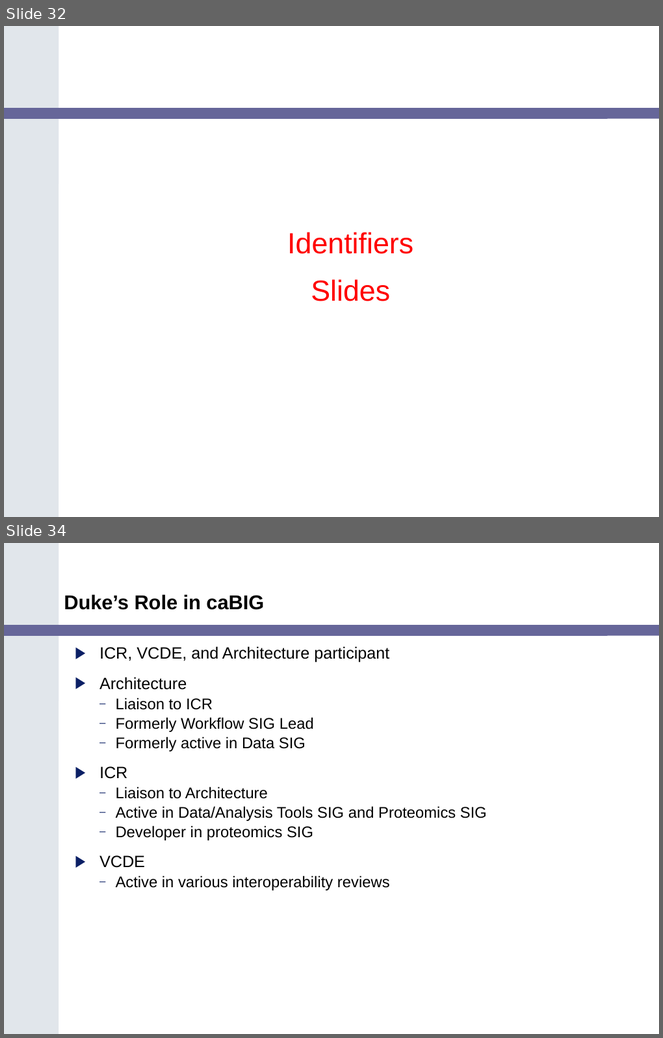
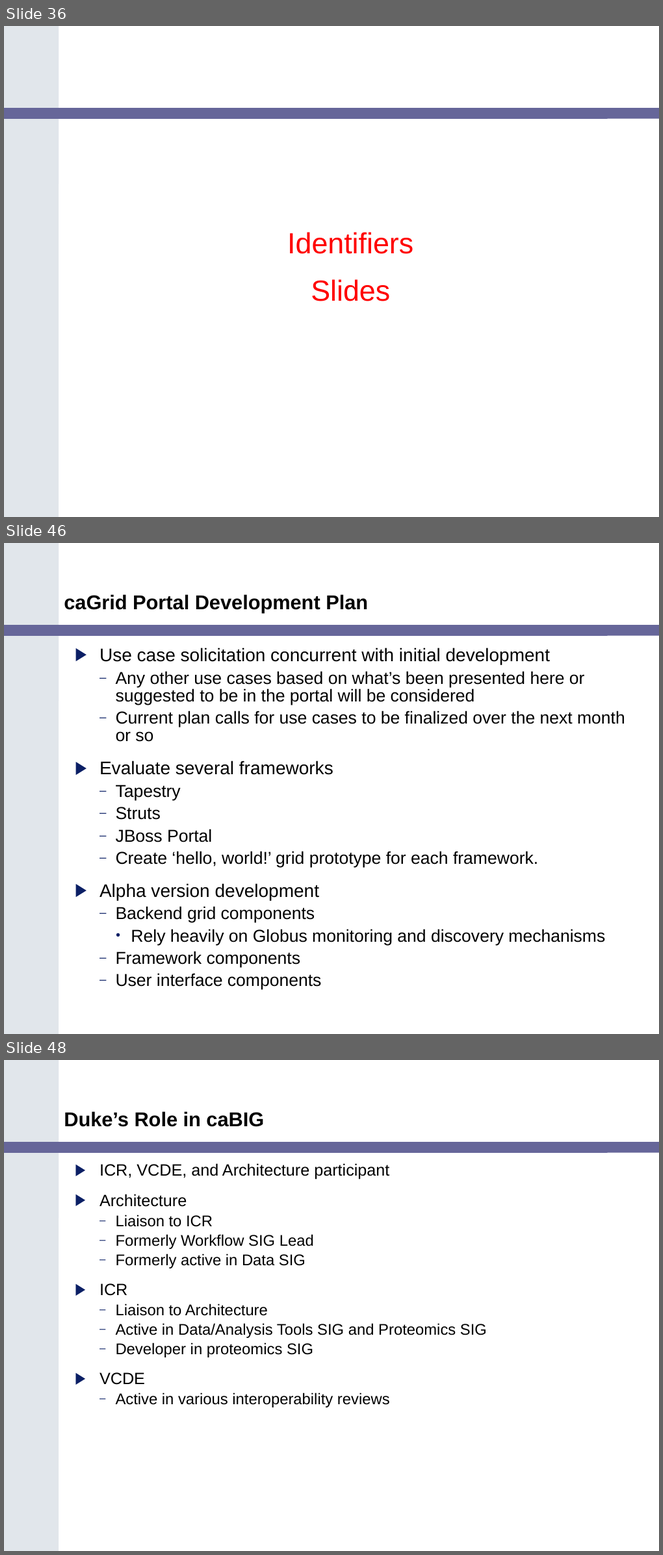
Before and after one commit to NCIP/cagrid-portal, a slide deck: cagrid-1-0/Documentation/presentations/200602_VCDE_ARCH/caGrid_Update_Arch_VCDE_Feb1.ppt. Shown one above the other, each under a label of ours: slides 32 and 34 before the commit, slides 36, 46 and 48 after it; the slides between them are not shown. The pictures are 663x1038 and 663x1555 pixels, drawn with LibreOffice and Linux fonts; fonts in the diff are those of the drawing; background and template pictures are left out. Boxes give left, top, right and bottom in pixels: in the first picture for what was removed or moved away, otherwise in the second. Text is boxed around its words. In the diff, an @@ line names an element or a change of style, - is before the commit and + after.

```diff
--- a/cagrid-1-0/Documentation/presentations/200602_VCDE_ARCH/caGrid_Update_Arch_VCDE_Feb1.ppt
+++ b/cagrid-1-0/Documentation/presentations/200602_VCDE_ARCH/caGrid_Update_Arch_VCDE_Feb1.ppt
@@ slide 46 added at [4,543,659,1034], background #FFFFFF; not listed: 2 template elements that a slide beside it also shows @@
@@ title added at [64,594,368,613], 22 pt, text #000000, bold @@
+caGrid Portal Development Plan
@@ text added at [100,648,625,990], 19 pt, text #000000 @@
+▶ Use case solicitation concurrent with initial development
+  – Any other use cases based on what’s been presented here or suggested to be in the portal will be considered
+  – Current plan calls for use cases to be finalized over the next month or so
+▶ Evaluate several frameworks
+  – Tapestry
+  – Struts
+  – JBoss Portal
+  – Create ‘hello, world!’ grid prototype for each framework.
+▶ Alpha version development
+  – Backend grid components
+    • Rely heavily on Globus monitoring and discovery mechanisms
+  – Framework components
+  – User interface components
@@ what was slide 32 is now slide 36 @@
@@ what was slide 34 is now slide 48 @@
```
Also in this commit, not shown: 15 other slides added, 2 slides removed.
